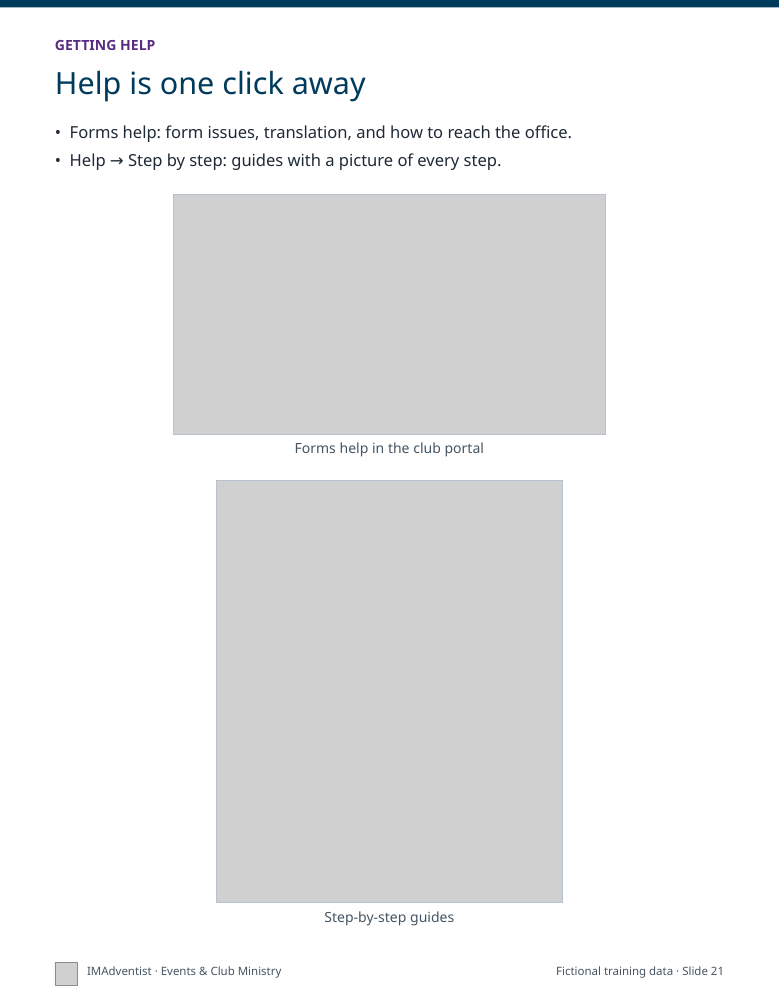
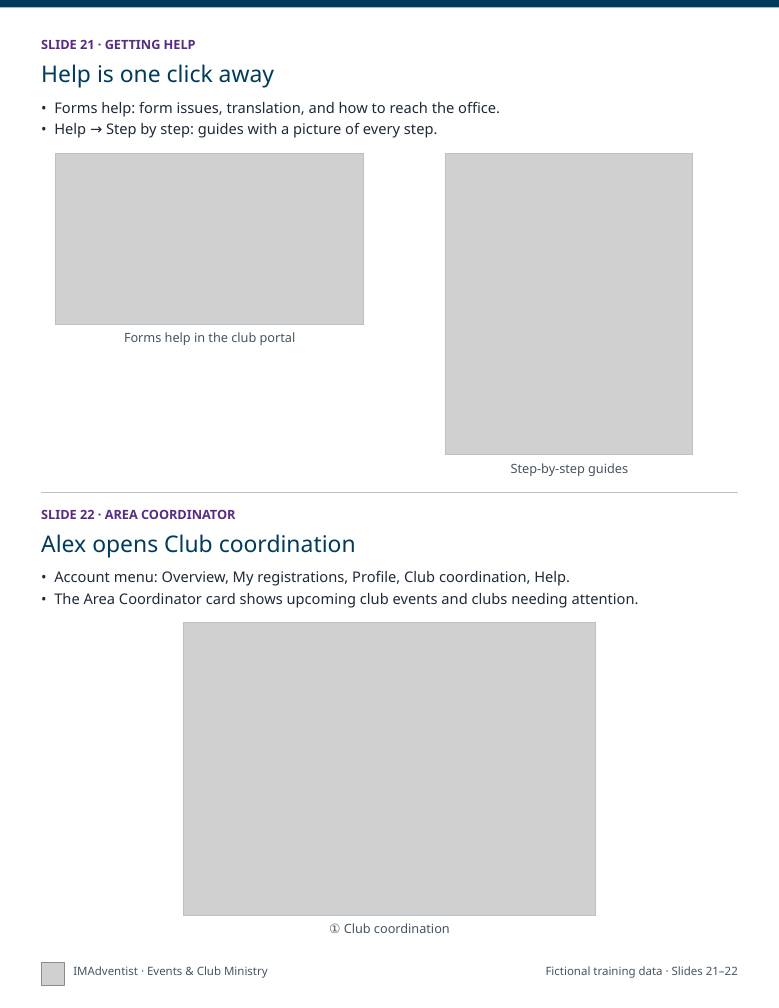
Before and after one commit to DurantTL/IMSDA-Events, a slide deck: slide 11 of docs/platform-documentation/2026-11-05/exports/IMAdventist-getting-started-print.pptx (slide 21 before the commit). Drawn at 779x1008 pixels with LibreOffice and Linux fonts; fonts in the diff are those of the drawing; grey boxes stand for pictures. Boxes give left, top, right and bottom in pixels: in the first picture for what was removed or moved away, otherwise in the second. Text is boxed around its words. In the diff, an @@ line names an element or a change of style, - is before the commit and + after.

```diff
--- a/docs/platform-documentation/2026-11-05/exports/IMAdventist-getting-started-print.pptx
+++ b/docs/platform-documentation/2026-11-05/exports/IMAdventist-getting-started-print.pptx
@@ text at (41,40,196,49): text changed; size 11 to 10 pt @@
-GETTING HELP
+SLIDE 21 · GETTING HELP
@@ text "Help is one click away": place and size @@
-text "Help is one click away" at (55,70,366,102)
+text "Help is one click away" at (41,64,274,88)
@@ text "Help is one click away" at (41,64,274,88): size 24 to 18 pt @@
@@ text "• Forms help: form issues, ...": place and size @@
-text "• Forms help: form issues, ..." at (70,125,572,170)
+text "• Forms help: form issues, ..." at (54,102,500,138)
@@ text "• Forms help: form issues, ..." at (54,102,500,138): size 13 to 11.5 pt; less space between paragraphs @@
@@ picture: place and size @@
-picture at (173,194,606,434)
+picture at (55,153,364,324)
@@ rectangle: place and size @@
-rectangle at (173,194,606,434)
+rectangle at (55,153,364,324)
@@ picture: place and size @@
-picture at (216,480,562,903)
+picture at (446,153,693,455)
@@ rectangle: place and size @@
-rectangle at (216,480,562,903)
+rectangle at (446,153,693,455)
@@ text "Forms help in the club ...": place and size @@
-text "Forms help in the club ..." at (295,442,484,457)
+text "Forms help in the club ..." at (124,332,296,345)
@@ text "Forms help in the club ..." at (124,332,296,345): size 11 to 10 pt @@
@@ text "Step-by-step guides" at (511,463,628,476): size 11 to 10 pt @@
@@ text "Step-by-step guides": place and size @@
-text "Step-by-step guides" at (324,911,454,926)
+text "Step-by-step guides" at (511,463,628,476)
@@ line added from (41, 492) to (738, 492), #B8C2CC 0.75 pt @@
@@ text added at (41,509,236,519), 10 pt, text #582C83, bold @@
+SLIDE 22 · AREA COORDINATOR
@@ text added at (41,534,356,558), 18 pt, text #003B5C @@
+Alex opens Club coordination
@@ text added at (54,571,639,608), 11.5 pt, text #1F2A37 @@
+• Account menu: Overview, My registrations, Profile, Club coordination, Help.
+• The Area Coordinator card shows upcoming club events and clubs needing attention.
@@ picture added at (183,623,596,916) @@
@@ rectangle added at (183,623,596,916), outline #B8C2CC 0.75 pt @@
@@ text added at (329,923,450,933), 10 pt, text #455563 @@
+① Club coordination
@@ picture: place and size @@
-picture at (55,962,78,985)
+picture at (41,962,64,985)
@@ text "IMAdventist · Events & Club ...": place and size @@
-text "IMAdventist · Events & Club ..." at (87,966,282,978)
+text "IMAdventist · Events & Club ..." at (73,966,268,978)
@@ text at (546,966,738,978): text changed @@
-Fictional training data · Slide 21
+Fictional training data · Slides 21–22
```
Also in this commit, not shown: 15 other slides changed, 15 slides removed, 4 other files.
